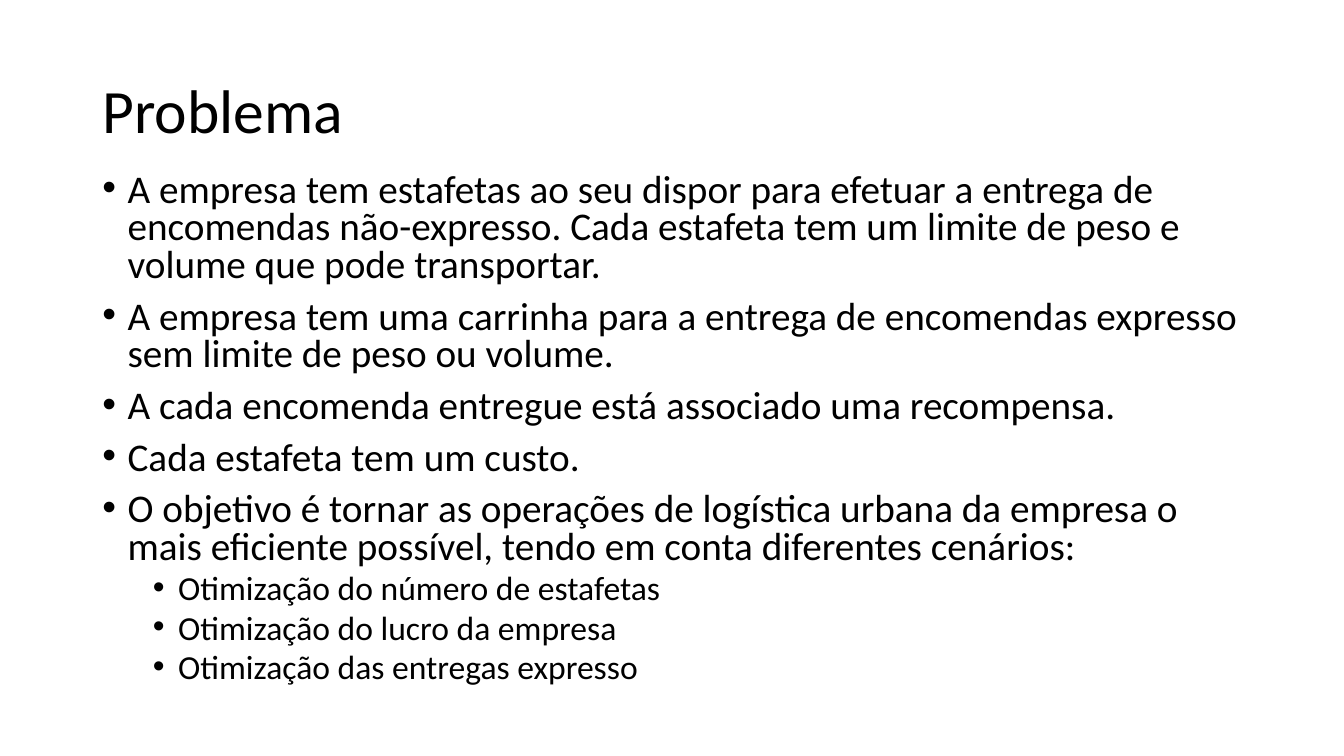
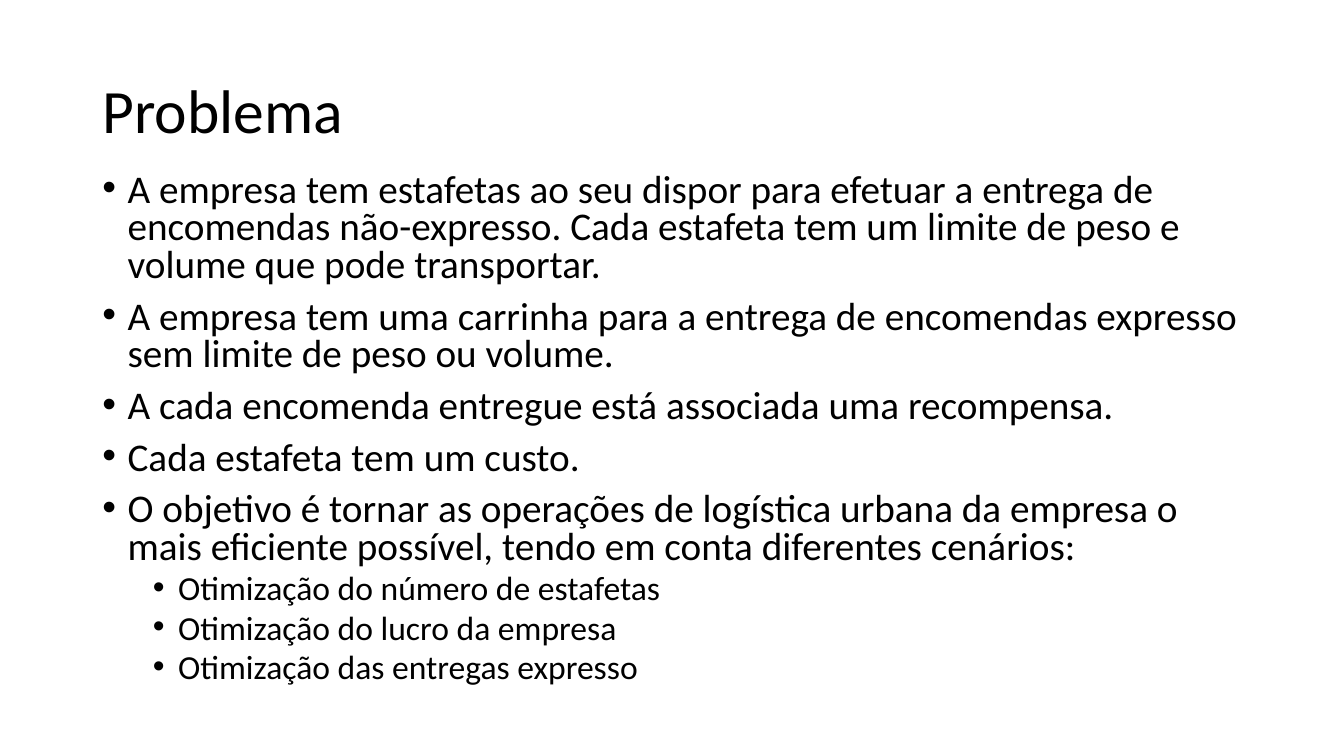
Before and after one commit to ttoino/feup-da-proj1, a slide deck: slide 2 of report/report.pptx. Drawn at 1344x756 pixels with LibreOffice and Linux fonts; fonts in the diff are those of the drawing. Boxes give left, top, right and bottom in pixels: in the first picture for what was removed or moved away, otherwise in the second. Text is boxed around its words. In the diff, an @@ line names an element or a change of style, - is before the commit and + after.

Commit message:
fix typos, update results and relevant algorithms

```diff
--- a/report/report.pptx
+++ b/report/report.pptx
@@ text at <box>128,391,1113,426</box>: text changed @@
-• A cada encomenda entregue está associado uma recompensa.
+• A cada encomenda entregue está associada uma recompensa.
```
Also in this commit, not shown: 4 other slides changed.
